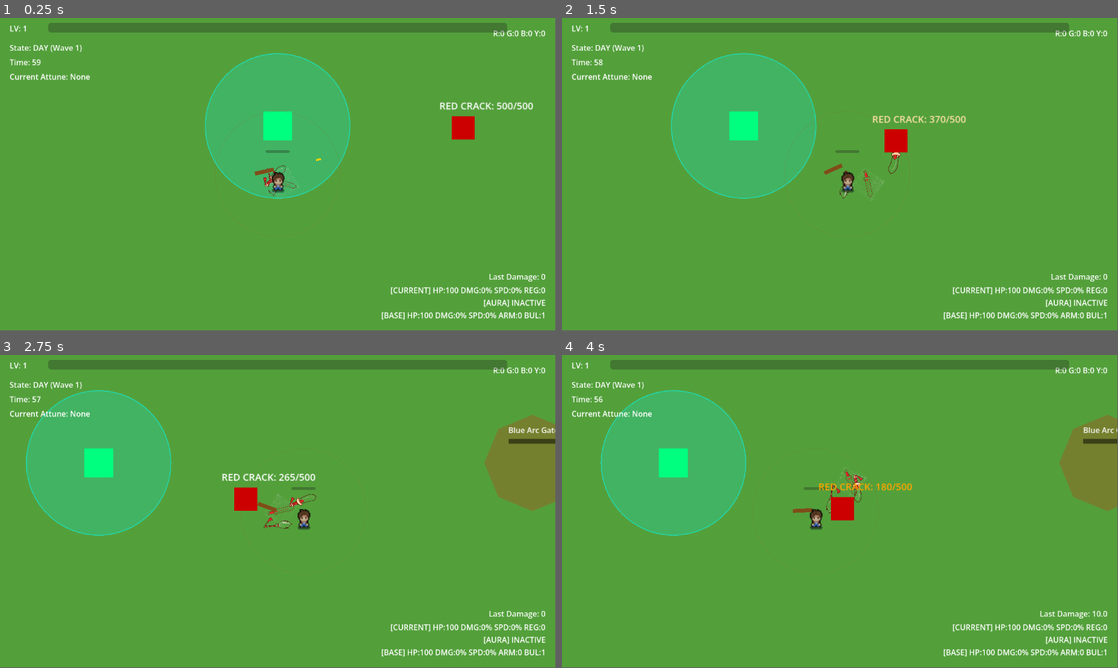
Above: before the commit, frames 1-4 (two rows, left to right).
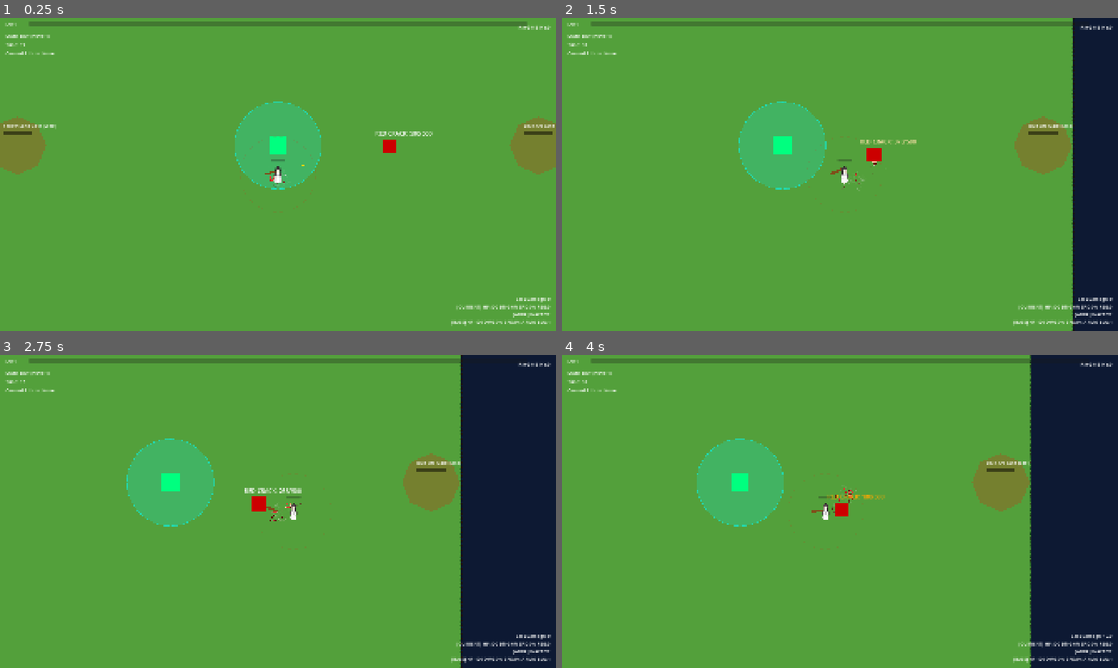
Above: after the commit, the same moments.

Repository: palmyer/no-ascension-tonight
Game: Godot game, scene res://scenes/TestScene.tscn
Same seed, same stepped clock (60 frames per second), same inputs: the game is played once before the commit and once after it.
Inputs (mouse positions are in pixels of both pictures, inside the frame that each line leads up to):
- Up to frame 1 (0.25 s): no input
- Up to frame 2 (1.5 s): move the mouse to (962, 158) at 0.52 s; hold D (move_right) 0.53-1.25 s; click (962, 158) at 0.67 s; drag from (728, 190) to (762, 124) at 1.27 s
- Up to frame 3 (2.75 s): move the mouse to (333, 442) at 2.02 s; hold D (move_right) from 2.03 s (still down)
- Up to frame 4 (4 s): release D (move_right) at 2.75 s; drag from (812, 574) to (867, 511) at 2.77 s; move the mouse to (1006, 558) at 3.52 s; hold A (move_left) from 3.53 s (still down)
In our replay, the window is 799x449 before the commit and 800x450 after it. These sizes can differ from the game's own. Grey fills any space a smaller window leaves; there, only what the larger window draws over its background counts as a difference.

The runs differ from the first frame. In frame 1, 14% of the frame differs, in the area x 0-100%, y 1-99%; in frame 2, 22%; in frame 3, 33%, in the area x 0-100%, y 0-100%; in frame 4, 31%.

Commit message:
attack anim

Diff:
--- a/project.godot
+++ b/project.godot
@@ -20,6 +20,13 @@
 EventBus="*res://src/autoload/EventBus.gd"
 GameManager="*res://src/autoload/GameManager.gd"
 WaveManager="*res://src/autoload/WaveManager.gd"
+
+[display]
+
+window/size/viewport_width=1920
+window/size/viewport_height=1080
+window/stretch/mode="canvas_items"
+window/stretch/aspect="expand"
 
 [input]
 
--- a/scenes/TestScene.tscn
+++ b/scenes/TestScene.tscn
@@ -4,11 +4,10 @@
 [ext_resource type="Script" uid="uid://dje1s006x21br" path="res://src/entities/Player.gd" id="2_player"]
 [ext_resource type="Script" uid="uid://cj487ng21ttei" path="res://src/components/VelocityComponent.gd" id="3_vel"]
 [ext_resource type="Script" uid="uid://b2u2rvxjw7ksd" path="res://src/components/HealthComponent.gd" id="4_hp"]
-[ext_resource type="Script" uid="uid://bgbdffkg5jjki" path="res://src/components/HitboxComponent.gd" id="5_hit"]
 [ext_resource type="Script" uid="uid://mixa3xthjxbk" path="res://src/entities/LifeCore.gd" id="6_core"]
 [ext_resource type="Script" uid="uid://dwgakcn6avmyh" path="res://src/entities/EnemySpawner.gd" id="7_spawner"]
 [ext_resource type="PackedScene" path="res://scenes/Enemy.tscn" id="8_enemy_pkg"]
-[ext_resource type="Texture2D" uid="uid://ciy8qdjjn78om" path="res://player.png" id="9_cjal3"]
+[ext_resource type="Texture2D" uid="uid://csy1x6b1yn24l" path="res://player.png" id="9_cjal3"]
 [ext_resource type="Script" uid="uid://b2r63ox1uvaq1" path="res://src/components/HurtboxComponent.gd" id="9_hurt"]
 [ext_resource type="Script" uid="uid://doyklg14ehrex" path="res://src/ui/LevelUpUI.gd" id="10_lvl"]
 [ext_resource type="Script" uid="uid://cfwifrxbkjn5v" path="res://src/ui/AttunementUI.gd" id="11_att"]
@@ -57,53 +56,11 @@
 [sub_resource type="CircleShape2D" id="CircleShape2D_player_hurtbox"]
 radius = 12.0
 
-[sub_resource type="RectangleShape2D" id="RectangleShape2D_sword"]
-size = Vector2(100, 40)
-
-[sub_resource type="AtlasTexture" id="AtlasTexture_o4svi"]
-atlas = ExtResource("9_cjal3")
-region = Rect2(0, 0, 48, 48)
-
-[sub_resource type="AtlasTexture" id="AtlasTexture_i7hgn"]
-atlas = ExtResource("9_cjal3")
-region = Rect2(48, 0, 48, 48)
-
-[sub_resource type="AtlasTexture" id="AtlasTexture_pmhls"]
-atlas = ExtResource("9_cjal3")
-region = Rect2(96, 0, 48, 48)
-
-[sub_resource type="AtlasTexture" id="AtlasTexture_uyltb"]
-atlas = ExtResource("9_cjal3")
-region = Rect2(144, 0, 48, 48)
-
-[sub_resource type="AtlasTexture" id="AtlasTexture_2kskt"]
-atlas = ExtResource("9_cjal3")
-region = Rect2(192, 0, 48, 48)
-
-[sub_resource type="AtlasTexture" id="AtlasTexture_hmfq1"]
-atlas = ExtResource("9_cjal3")
-region = Rect2(240, 0, 48, 48)
-
 [sub_resource type="SpriteFrames" id="SpriteFrames_1uiy2"]
 animations = [{
 "frames": [{
 "duration": 1.0,
-"texture": SubResource("AtlasTexture_o4svi")
-}, {
-"duration": 1.0,
-"texture": SubResource("AtlasTexture_i7hgn")
-}, {
-"duration": 1.0,
-"texture": SubResource("AtlasTexture_pmhls")
-}, {
-"duration": 1.0,
-"texture": SubResource("AtlasTexture_uyltb")
-}, {
-"duration": 1.0,
-"texture": SubResource("AtlasTexture_2kskt")
-}, {
-"duration": 1.0,
-"texture": SubResource("AtlasTexture_hmfq1")
+"texture": ExtResource("9_cjal3")
 }],
 "loop": true,
 "name": &"idle",
@@ -195,16 +152,16 @@
 
 [node name="WeaponSlot" type="Node2D" parent="Player" unique_id=708118361]
 
-[node name="Blade" parent="Player/WeaponSlot" instance=ExtResource("18_blade_pkg")]
-
-[node name="Sword" parent="Player/WeaponSlot" instance=ExtResource("19_sword_pkg")]
-
-[node name="Spear" parent="Player/WeaponSlot" instance=ExtResource("17_spear_pkg")]
-
-[node name="Musket" parent="Player/WeaponSlot" instance=ExtResource("20_musket_pkg")]
+[node name="Blade" parent="Player/WeaponSlot" unique_id=418993310 instance=ExtResource("18_blade_pkg")]
+
+[node name="Sword" parent="Player/WeaponSlot" unique_id=550256658 instance=ExtResource("19_sword_pkg")]
+
+[node name="Spear" parent="Player/WeaponSlot" unique_id=642221454 instance=ExtResource("17_spear_pkg")]
+
+[node name="Musket" parent="Player/WeaponSlot" unique_id=1193833697 instance=ExtResource("20_musket_pkg")]
 
 [node name="AnimatedSprite2D" type="AnimatedSprite2D" parent="Player" unique_id=1311462391]
-scale = Vector2(2, 2)
+scale = Vector2(1, 1)
 sprite_frames = SubResource("SpriteFrames_1uiy2")
 animation = &"idle"
 frame_progress = 0.5776927
--- /dev/null
+++ b/test_study/enemy.tscn
@@ -0,0 +1,3 @@
+[gd_scene format=3 uid="uid://ljibqdbdegi2"]
+
+[node name="Enemy" type="CharacterBody2D" unique_id=2044792849]
--- /dev/null
+++ b/test_study/player_anim.tscn
@@ -0,0 +1,3 @@
+[gd_scene format=3 uid="uid://4vrblsm5814m"]
+
+[node name="Player" type="Node2D" unique_id=1789036232]
Binary file changed: player.png
Binary file added: player_256.png
Not shown, changed: player_256.png.import
Not shown: 1 places in scenes/TestScene.tscn that only renumber resources
Binary file added: sword_48.png
Not shown, changed: sword_48.png.import
